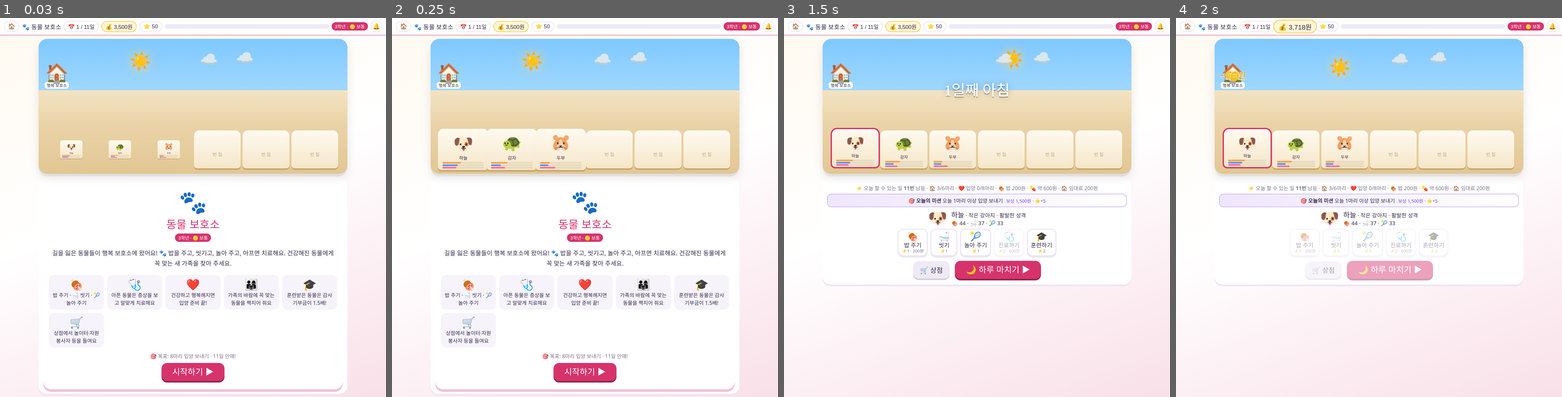
Above: before the commit, frames 1-4 (left to right).
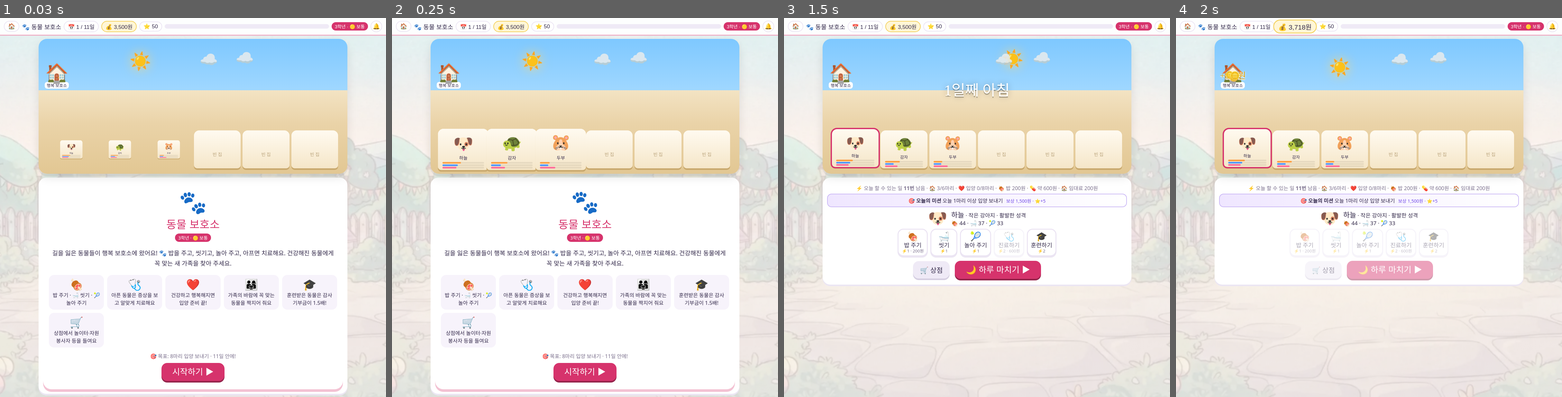
Above: after the commit, the same moments.

Repository: mummummi/game3grade
Game: browser game, page shelter.html
Two runs of this game, one before a commit and one after it. Both use one fixed random seed, a clock stepped at 60 frames per second and the inputs below.
Inputs:
- Up to frame 1 (0.03 s): no input
- Up to frame 2 (0.25 s): no input
- Up to frame 3 (1.5 s): click "시작하기 ▶" at 0.27 s; click "🌙 하루 마치기 ▶" at 0.52 s; tap Space at 1.1 s; click "🐶 하늘" at 1.27 s
- Up to frame 4 (2 s): tap Space at 1.6 s; click "🌙 하루 마치기 ▶" at 1.77 s; click "빈 집" at 1.87 s

The runs differ from the first frame. In frame 1, 10% of the frame differs, in the area x 0-100%, y 4-100%; in frame 2, 10%; in frame 3, 11%; in frame 4, 11%.

Commit message:
일반 게임 17종 화면 배경에 AI 그림 적용
Co-Authored-By: Claude Opus 5.5 <noreply@anthropic.com>
Claude-Session: https://claude.ai/code/session_01ScfXXMpeK4xSozEf9WkLBv

Diff:
--- a/balloon.html
+++ b/balloon.html
@@ -62,7 +62,7 @@
 .banner{position:absolute;inset:0;display:flex;align-items:center;justify-content:center;font-family:Jua;font-size:44px;text-shadow:0 3px 0 #000;background:#0006;z-index:5;text-align:center;padding:10px}
 
 </style>
-<style>/*WNCSS*/.wrongnote{text-align:left;background:rgba(2 …(321 unchanged characters)… ;font-size:14px;margin-top:2px}</style></head>
+<style>/*WNCSS*/.wrongnote{text-align:left;background:rgba(2 …(321 unchanged characters)… ;font-size:14px;margin-top:2px}</style><style>/*GENBG*/body{background:linear-gradient(rgba(12,14,30,.55),rgba(12,14,30,.75)),url(art/bg_balloon.webp) center/cover fixed no-repeat!important}</style></head>
 <body>
 <div class="hud"><a href="index.html">🏠</a><span class="t">🎈 정답 풍선 팡팡</span><span class="lvpill" id="lvPill"></span><span class="sp"></span><span id="hudX"></span><button class="ib" id="tts" title="문제 읽어 주기">🗣️</button><button class="ib" id="mute" title="소리">🔊</button></div>
 <div id="app"></div>
--- a/city.html
+++ b/city.html
@@ -65,7 +65,7 @@
   body.kids .muted{font-size:16px}
   .speak{background:transparent;color:var(--gold,#f2c14e);font-size:20px;padding:0 8px}
 </style>
-</head>
+<style>/*GENBG*/body{background:linear-gradient(rgba(255,255,255,.45),rgba(255,255,255,.6)),url(art/bg_city.webp) center/cover fixed no-repeat!important}</style></head>
 <body>
 <div class="wrap">
   <div class="top"><div class="brand">🏙️ 우리 마을 시장님</div><div id="mon" class="muted"></div></div>
--- a/code.html
+++ b/code.html
@@ -71,7 +71,7 @@
 .row2{display:flex;gap:6px;flex-wrap:wrap;margin-top:6px}.cmsg{margin-top:8px;font-size:18px;min-height:1.5em;color:#ffd54f}.pc{font-size:15px}
 
 </style>
-<style>/*WQCSS*/.wq{display:inline-block;font-size:.6em;line …(82 unchanged characters)… {font-size:.8em;max-width:11em}</style></head>
+<style>/*WQCSS*/.wq{display:inline-block;font-size:.6em;line …(82 unchanged characters)… {font-size:.8em;max-width:11em}</style><style>/*GENBG*/body{background:linear-gradient(rgba(12,14,30,.55),rgba(12,14,30,.75)),url(art/bg_code.webp) center/cover fixed no-repeat!important}</style></head>
 <body class="g3">
 <div class="hud"><a href="index.html">🏠</a><span class="t">🤖 코딩 로봇 탐험</span><span class="lvpill" id="lvPill"></span><span class="sp"></span><span id="hudX"></span><button class="ib" id="mute" title="소리">🔊</button></div>
 <div id="app"></div>
--- a/defense.html
+++ b/defense.html
@@ -89,7 +89,7 @@
 .perk{background:#2e3364;border:2px solid var(--line);border-radius:18px;padding:14px 8px;line-height:1.4;transition:transform .15s}.perk:hover{transform:translateY(-4px);border-color:var(--main)}
 
 </style>
-<style>/*WQCSS*/.wq{display:inline-block;font-size:.6em;line …(82 unchanged characters)… {font-size:.8em;max-width:11em}</style></head>
+<style>/*WQCSS*/.wq{display:inline-block;font-size:.6em;line …(82 unchanged characters)… {font-size:.8em;max-width:11em}</style><style>/*GENBG*/body{background:linear-gradient(rgba(12,14,30,.55),rgba(12,14,30,.75)),url(art/bg_defense.webp) center/cover fixed no-repeat!important}</style></head>
 <body class="g3">
 <div class="hud"><a href="index.html">🏠</a><span class="t">🏰 계산 디펜스</span><span class="lvpill" id="lvPill"></span><span class="sp"></span><span id="hudX"></span><button class="ib" id="mute" title="소리">🔊</button></div>
 <div id="app"></div>
--- a/farm.html
+++ b/farm.html
@@ -126,7 +126,7 @@
 .mission.order{background:linear-gradient(90deg,#fff3d6,#fff);border-color:#f3cf55}
 .truck{position:absolute;bottom:1%;left:-35%;font-size:42px;animation:truck 1.3s ease-in forwards;z-index:6;white-space:nowrap}@keyframes truck{to{left:105%}}
 </style>
-</head>
+<style>/*GENBG*/body{background:linear-gradient(rgba(255,255,255,.45),rgba(255,255,255,.6)),url(art/bg_farm.webp) center/cover fixed no-repeat!important}</style></head>
 <body class="g3">
 <div class="hud"><a href="index.html">🏠</a><span class="t">🌱 우리 반 꼬마 농장</span><span class="chip" id="hDay">📅</span><spa …(218 unchanged characters)…
 <div id="wrap">
--- a/idle.html
+++ b/idle.html
@@ -85,7 +85,7 @@
 .bitem.sch{background:#2c3a5e}.bitem.cas{background:#4a3a10;border-color:#ffd166}
 
 </style>
-<style>/*WQCSS*/.wq{display:inline-block;font-size:.6em;line …(82 unchanged characters)… {font-size:.8em;max-width:11em}</style></head>
+<style>/*WQCSS*/.wq{display:inline-block;font-size:.6em;line …(82 unchanged characters)… {font-size:.8em;max-width:11em}</style><style>/*GENBG*/body{background:linear-gradient(rgba(12,14,30,.55),rgba(12,14,30,.75)),url(art/bg_idle.webp) center/cover fixed no-repeat!important}</style></head>
 <body class="g3">
 <div class="hud"><a href="index.html">🏠</a><span class="t">👑 꼬마 왕국 키우기</span><span class="lvpill" id="lvPill"></span><span class="sp"></span><span id="hudX"></span><button class="ib" id="mute" title="소리">🔊</button></div>
 <div id="app"></div>
--- a/island.html
+++ b/island.html
@@ -63,7 +63,7 @@
   body.kids .muted{font-size:16px}
   .speak{background:transparent;color:var(--gold,#f2c14e);font-size:20px;padding:0 8px}
 </style>
-</head>
+<style>/*GENBG*/body{background:linear-gradient(rgba(255,255,255,.45),rgba(255,255,255,.6)),url(art/bg_island.webp) center/cover fixed no-repeat!important}</style></head>
 <body>
 <div class="wrap">
   <div class="top"><div class="brand">🏝️ 무인도에서 살아남기</div><div class="stats" id="stats"></div></div>
--- a/landgame.html
+++ b/landgame.html
@@ -72,7 +72,7 @@
 .rt{margin:10px auto;border-collapse:collapse;font-size:18px}.rt td{padding:6px 12px;border-bottom:1px solid var(--line)}.rt tr.me{color:var(--main);font-weight:bold}
 
 </style>
-<style>/*WQCSS*/.wq{display:inline-block;font-size:.6em;line …(82 unchanged characters)… {font-size:.8em;max-width:11em}</style></head>
+<style>/*WQCSS*/.wq{display:inline-block;font-size:.6em;line …(82 unchanged characters)… {font-size:.8em;max-width:11em}</style><style>/*GENBG*/body{background:linear-gradient(rgba(12,14,30,.55),rgba(12,14,30,.75)),url(art/bg_landgame.webp) center/cover fixed no-repeat!important}</style></head>
 <body class="g3">
 <div class="hud"><a href="index.html">🏠</a><span class="t">🎲 땅따먹기 대모험</span><span class="lvpill" id="lvPill"></span><span class="sp"></span><span id="hudX"></span><button class="ib" id="mute" title="소리">🔊</button></div>
 <div id="app"></div>
--- a/memory.html
+++ b/memory.html
@@ -64,7 +64,7 @@
 .legend span{display:inline-block;width:14px;height:14px;border-radius:4px;vertical-align:middle;margin:0 4px}
 
 </style>
-</head>
+<style>/*GENBG*/body{background:linear-gradient(rgba(12,14,30,.55),rgba(12,14,30,.75)),url(art/bg_memory.webp) center/cover fixed no-repeat!important}</style></head>
 <body>
 <div class="hud"><a href="index.html">🏠</a><span class="t">🃏 기억력 짝꿍 카드</span><span class="lvpill" id="lvPill"></span><span class="sp"></span><span id="hudX"></span><button class="ib" id="tts" title="문제 읽어 주기">🗣️</button><button class="ib" id="mute" title="소리">🔊</button></div>
 <div id="app"></div>
--- a/ox.html
+++ b/ox.html
@@ -70,7 +70,7 @@
 .qtimer{height:8px;border-radius:999px;background:#ffffff18;overflow:hidden;max-width:900px;margin:0 auto}.qtimer i{display:block;height:100%;background:var(--main)}
 
 </style>
-<style>/*WNCSS*/.wrongnote{text-align:left;background:rgba(2 …(321 unchanged characters)… ;font-size:14px;margin-top:2px}</style></head>
+<style>/*WNCSS*/.wrongnote{text-align:left;background:rgba(2 …(321 unchanged characters)… ;font-size:14px;margin-top:2px}</style><style>/*GENBG*/body{background:linear-gradient(rgba(12,14,30,.55),rgba(12,14,30,.75)),url(art/bg_ox.webp) center/cover fixed no-repeat!important}</style></head>
 <body>
 <div class="hud"><a href="index.html">🏠</a><span class="t">🐸 OX 징검다리</span><span class="lvpill" id="lvPill"></span><span class="sp"></span><span id="hudX"></span><button class="ib" id="tts" title="문제 읽어 주기">🗣️</button><button class="ib" id="mute" title="소리">🔊</button></div>
 <div id="app"></div>
--- a/park.html
+++ b/park.html
@@ -126,7 +126,7 @@
 .walker{position:absolute;font-size:24px;transform:translate(-50%,-50%);transition:left 1.1s ease-in-out,top 1.1s ease-in-out;z-index:5}
 .walker .say{position:absolute;left:60%;top:-26px;font-size:20px;background:#fff;border-radius:12px;padding:0 4px;animation:popin .4s}
 </style>
-</head>
+<style>/*GENBG*/body{background:linear-gradient(rgba(255,255,255,.45),rgba(255,255,255,.6)),url(art/bg_park.webp) center/cover fixed no-repeat!important}</style></head>
 <body class="g3">
 <div class="hud"><a href="index.html">🏠</a><span class="t">🎢 놀이공원 사장님</span><span class="chip" id="hDay">📅</span><span  …(216 unchanged characters)…
 <div id="wrap">
--- a/race.html
+++ b/race.html
@@ -92,7 +92,7 @@
 .pd.p1 .blk{height:110px;line-height:110px}.pd.p2 .blk{height:80px;line-height:80px;opacity:.85}.pd.p3 .blk{height:56px;line-height:56px;opacity:.7}
 
 </style>
-<style>/*WQCSS*/.wq{display:inline-block;font-size:.6em;line …(82 unchanged characters)… {font-size:.8em;max-width:11em}</style></head>
+<style>/*WQCSS*/.wq{display:inline-block;font-size:.6em;line …(82 unchanged characters)… {font-size:.8em;max-width:11em}</style><style>/*GENBG*/body{background:linear-gradient(rgba(12,14,30,.55),rgba(12,14,30,.75)),url(art/bg_race.webp) center/cover fixed no-repeat!important}</style></head>
 <body class="g3">
 <div class="hud"><a href="index.html">🏠</a><span class="t">🏎️ 계산 레이싱 그랑프리</span><span class="lvpill" id="lvPill"></span><span class="sp"></span><span id="hudX"></span><button class="ib" id="mute" title="소리">🔊</button></div>
 <div id="app"></div>
--- a/shelter.html
+++ b/shelter.html
@@ -123,7 +123,7 @@
 .petinfo{display:flex;align-items:center;gap:12px;justify-content:center;margin:6px 0;font-size:17px;text-align:left}
 @media (max-width:620px){.kennels{grid-template-columns:repeat(3,1fr)}.kennel{min-height:96px}.famrow{top:3%;max-width:96%}.fam{font-size:22px}.fam .wish{font-size:11px}}
 </style>
-</head>
+<style>/*GENBG*/body{background:linear-gradient(rgba(255,255,255,.45),rgba(255,255,255,.6)),url(art/bg_shelter.webp) center/cover fixed no-repeat!important}</style></head>
 <body class="g3">
 <div class="hud"><a href="index.html">🏠</a><span class="t">🐾 동물 보호소</span><span class="chip" id="hDay">📅</span><span cl …(214 unchanged characters)…
 <div id="wrap">
--- a/sort.html
+++ b/sort.html
@@ -66,7 +66,7 @@
 @media(max-width:560px){.bin .be{font-size:34px}.bin .bn{font-size:17px}.bin{min-height:104px}}
 
 </style>
-<style>/*WNCSS*/.wrongnote{text-align:left;background:rgba(2 …(321 unchanged characters)… ;font-size:14px;margin-top:2px}</style></head>
+<style>/*WNCSS*/.wrongnote{text-align:left;background:rgba(2 …(321 unchanged characters)… ;font-size:14px;margin-top:2px}</style><style>/*GENBG*/body{background:linear-gradient(rgba(12,14,30,.55),rgba(12,14,30,.75)),url(art/bg_sort.webp) center/cover fixed no-repeat!important}</style></head>
 <body>
 <div class="hud"><a href="index.html">🏠</a><span class="t">🏭 척척 분류 공장</span><span class="lvpill" id="lvPill"></span><span class="sp"></span><span id="hudX"></span><button class="ib" id="tts" title="문제 읽어 주기">🗣️</button><button class="ib" id="mute" title="소리">🔊</button></div>
 <div id="app"></div>
--- a/story.html
+++ b/story.html
@@ -68,7 +68,7 @@
 .endbox{display:flex;gap:8px;justify-content:center;flex-wrap:wrap;margin:12px 0}.endc{background:#0006;border:2px dashed var(--line);border-radius:14px;padding:8px 14px;opacity:.6}.endc.on{opacity:1;border:2px solid #ffd54f;background:#ffd54f18}
 
 </style>
-<style>/*WQCSS*/.wq{display:inline-block;font-size:.6em;line …(82 unchanged characters)… {font-size:.8em;max-width:11em}</style></head>
+<style>/*WQCSS*/.wq{display:inline-block;font-size:.6em;line …(82 unchanged characters)… {font-size:.8em;max-width:11em}</style><style>/*GENBG*/body{background:linear-gradient(rgba(12,14,30,.55),rgba(12,14,30,.75)),url(art/bg_story.webp) center/cover fixed no-repeat!important}</style></head>
 <body class="g3">
 <div class="hud"><a href="index.html">🏠</a><span class="t">📖 갈림길 이야기</span><span class="lvpill" id="lvPill"></span><span class="sp"></span><span id="hudX"></span><button class="ib" id="mute" title="소리">🔊</button></div>
 <div id="app"></div>
--- a/tteok.html
+++ b/tteok.html
@@ -57,7 +57,7 @@
 .shake{animation:shake .35s}@keyframes shake{25%,75%{transform:translateX(-6px)}50%{transform:translateX(6px)}}
 .fade{animation:fade .35s}@keyframes fade{from{opacity:0;transform:translateY(8px)}to{opacity:1;transform:none}}
 </style>
-</head>
+<style>/*GENBG*/body{background:linear-gradient(rgba(255,255,255,.45),rgba(255,255,255,.6)),url(art/bg_tteok.webp) center/cover fixed no-repeat!important}</style></head>
 <body>
 <div class="wrap">
   <div class="top">
--- a/tug.html
+++ b/tug.html
@@ -68,7 +68,7 @@
 @media(max-width:560px){.opt{font-size:16px;padding:10px 6px}.rope .tl,.rope .tr{font-size:28px}}
 
 </style>
-<style>/*WNCSS*/.wrongnote{text-align:left;background:rgba(2 …(321 unchanged characters)… ;font-size:14px;margin-top:2px}</style></head>
+<style>/*WNCSS*/.wrongnote{text-align:left;background:rgba(2 …(321 unchanged characters)… ;font-size:14px;margin-top:2px}</style><style>/*GENBG*/body{background:linear-gradient(rgba(12,14,30,.55),rgba(12,14,30,.75)),url(art/bg_tug.webp) center/cover fixed no-repeat!important}</style></head>
 <body>
 <div class="hud"><a href="index.html">🏠</a><span class="t">🪢 우리 반 줄다리기 퀴즈</span><span class="lvpill" id="lvPill"></span><span class="sp"></span><span id="hudX"></span><button class="ib" id="tts" title="문제 읽어 주기">🗣️</button><button class="ib" id="mute" title="소리">🔊</button></div>
 <div id="app"></div>
Binary file added: art/bg_balloon.webp
Binary file added: art/bg_city.webp
Binary file added: art/bg_code.webp
Binary file added: art/bg_defense.webp
Binary file added: art/bg_farm.webp
Binary file added: art/bg_idle.webp
Binary file added: art/bg_island.webp
Binary file added: art/bg_landgame.webp
Binary file added: art/bg_memory.webp
Binary file added: art/bg_ox.webp
Binary file added: art/bg_park.webp
Binary file added: art/bg_race.webp
(and 5 more such lines)
